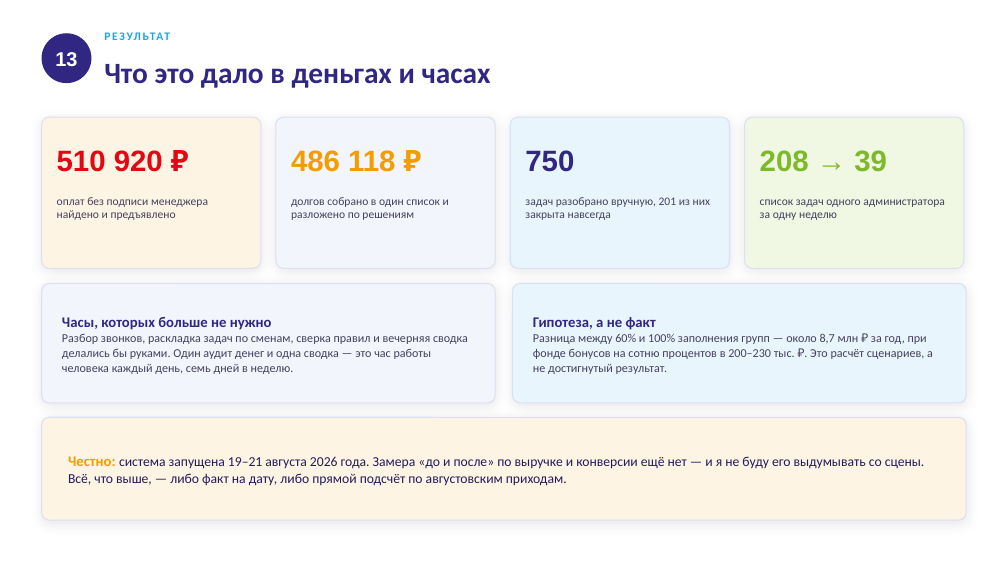
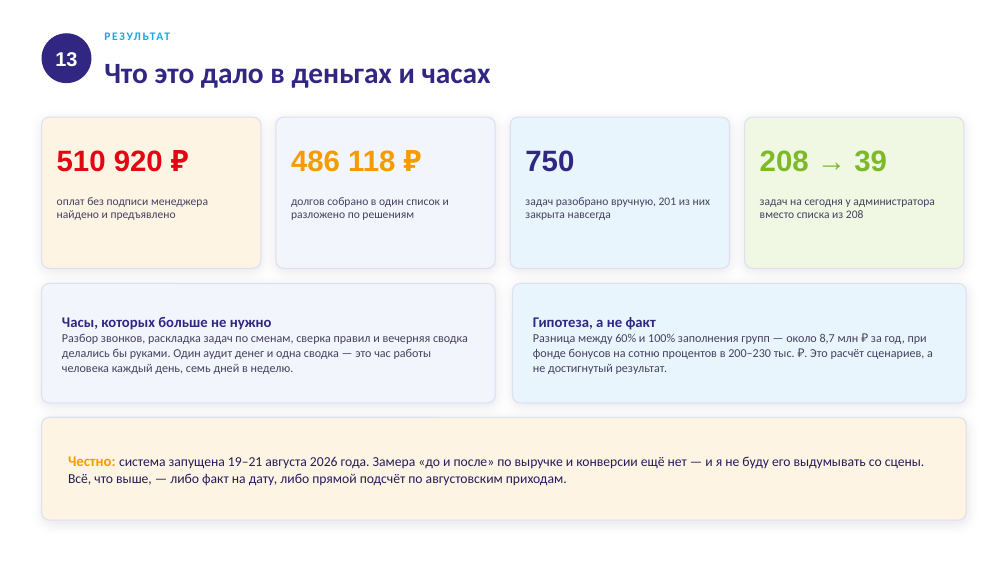
Before and after one commit to ivanashchenko/kidsup, a slide deck: slide 13 of app/static/slides_ai_kidsup.pptx. Drawn at 1008x567 pixels with LibreOffice and Linux fonts; fonts in the diff are those of the drawing. Boxes give left, top, right and bottom in pixels: in the first picture for what was removed or moved away, otherwise in the second. Text is boxed around its words. In the diff, an @@ line names an element or a change of style, - is before the commit and + after.

```diff
--- a/app/static/slides_ai_kidsup.pptx
+++ b/app/static/slides_ai_kidsup.pptx
@@ text at (760,199,935,218): text changed @@
-список задач одного администратора за одну неделю
+задач на сегодня у администратора вместо списка из 208
```
Also in this commit, not shown: 4 other slides changed, 3 other files.
